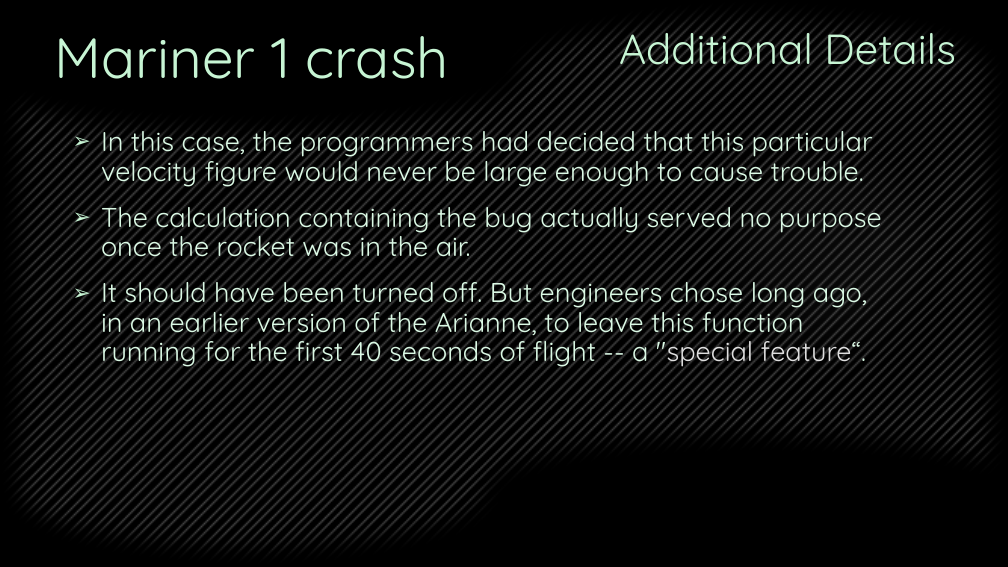
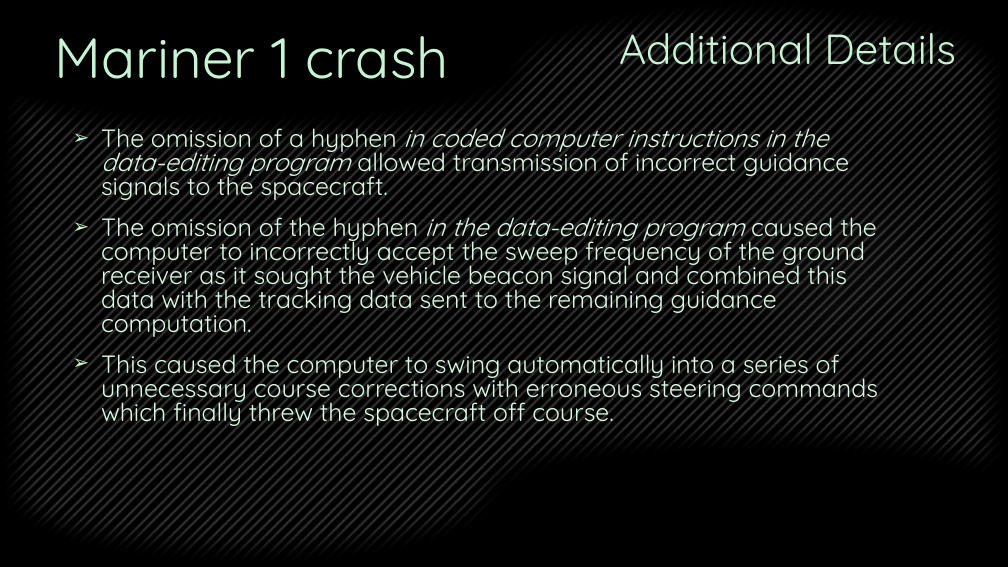
Before and after one commit to Team-Griffin-SQA-2015/Presentation-Preparations, a slide deck: slide 5 of Mariner1Crash.pptx. Drawn at 1008x567 pixels with LibreOffice and Linux fonts; fonts in the diff are those of the drawing; background and template pictures are left out. Boxes give left, top, right and bottom in pixels: in the first picture for what was removed or moved away, otherwise in the second. Text is boxed around its words. In the diff, an @@ line names an element or a change of style, - is before the commit and + after.

```diff
--- a/Mariner1Crash.pptx
+++ b/Mariner1Crash.pptx
@@ text at box(101, 119, 878, 427): text changed; size 25.9 to 23.8 pt @@
-➢ In this case, the programmers had decided that this particular velocity figure would never be large enough to cause trouble.
-➢ The calculation containing the bug actually served no purpose once the rocket was in the air.
-➢ It should have been turned off. But engineers chose long ago, in an earlier version of the Arianne, to leave this function running for the first 40 seconds of flight -- a "special feature“.
+➢ The omission of a hyphen in coded computer instructions in the data-editing program allowed transmission of incorrect guidance signals to the spacecraft.
+➢ The omission of the hyphen in the data-editing program caused the computer to incorrectly accept the sweep frequency of the ground receiver as it sought the vehicle beacon signal and combined this data with the tracking data sent to the remaining guidance computation.
+➢ This caused the computer to swing automatically into a series of unnecessary course corrections with erroneous steering commands which finally threw the spacecraft off course.
```
Also in this commit, not shown: 1 slide added, 1 slide removed.
